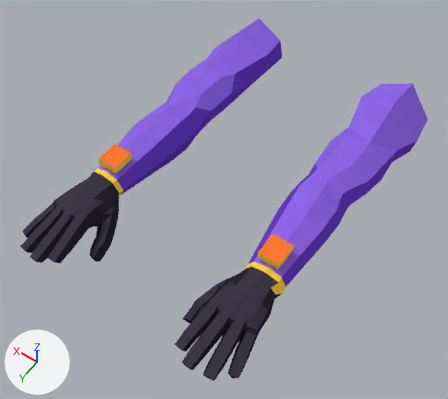
Renders of the Blender file assets-src/blender/arms-psx.blend from each side of a commit.
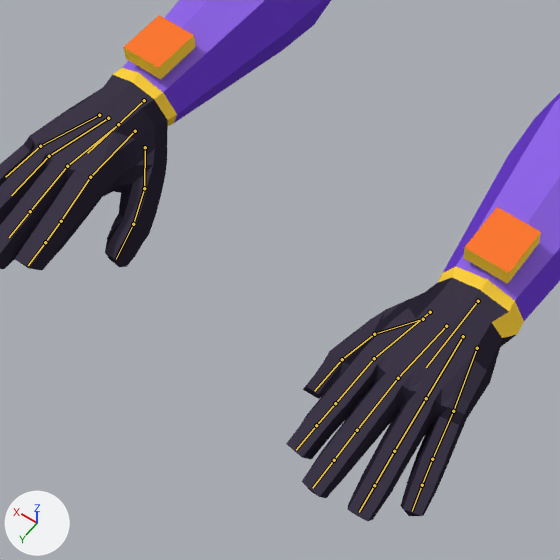
Old and new are each drawn whole from a camera (50 mm lens) standing at (-0.454, 0.921, 0.643) and looking at (-0.01, 0.301, -0.331) and again close up on the part from 9% to 68% of the width and 34% to 100% of the height. The lights are fixed; the arrows at lower left show +X, +Y and +Z. The first two pictures are the older version. The bones that change, and the others that lie on the model, are drawn over the model as lines in the close-ups.

The first close-up shows 'ArmsMesh'.
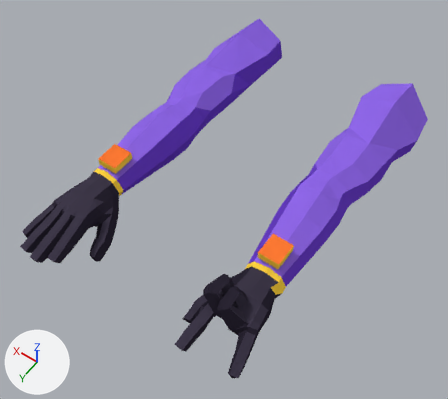
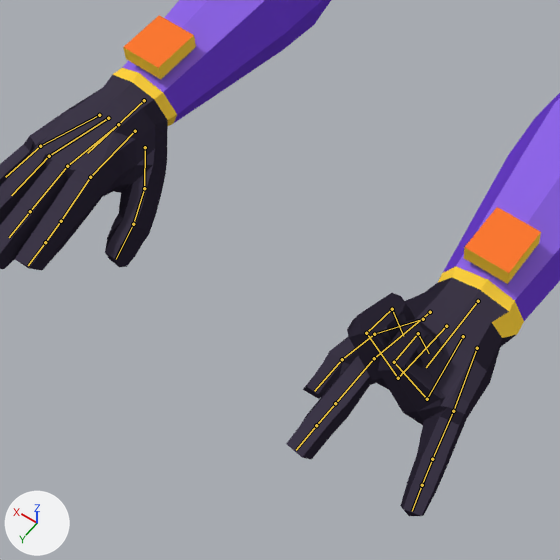
The newer file adds an action. The first version stands in its rest pose; the second is drawn at frame 1 of the action 'thwip_L'.

What differs and where, as boxes (x1, y1, x2, y2) in the close-ups (560 x 560 px):
'ArmsMesh', posed: before (0, 0, 560, 521); after (0, 0, 560, 516)
bone 'middle_01_L', root to tip: before (398, 378) to (357, 430); after (398, 378) to (366, 333)
bone 'middle_02_L', root to tip: before (357, 430) to (334, 460); after (366, 333) to (392, 309)
bone 'middle_03_L', root to tip: before (334, 460) to (312, 488); after (392, 309) to (403, 336)
bone 'ring_01_L', root to tip: before (426, 398) to (394, 451); after (427, 399) to (394, 362)
bone 'ring_02_L', root to tip: before (394, 451) to (374, 485); after (394, 362) to (418, 333)
bone 'ring_03_L', root to tip: before (374, 485) to (359, 512); after (418, 333) to (429, 353)

The change in detail:
Bone 'middle_01_L' (bone_middle_01_l) turns from (0, 0, 0) to (95, 0, 0) degrees about its own x, y and z.
Bone 'middle_02_L' (bone_middle_02_l) turns from (0, 0, 0) to (95, 0, 0) degrees about its own x, y and z.
Bone 'middle_03_L' (bone_middle_03_l) turns from (0, 0, 0) to (95, 0, 0) degrees about its own x, y and z.
Bone 'ring_01_L' (bone_ring_01_l) turns from (0, 0, 0) to (95, 0, 0) degrees about its own x, y and z.
Bone 'ring_02_L' (bone_ring_02_l) turns from (0, 0, 0) to (95, 0, 0) degrees about its own x, y and z.
Bone 'ring_03_L' (bone_ring_03_l) turns from (0, 0, 0) to (95, 0, 0) degrees about its own x, y and z.
